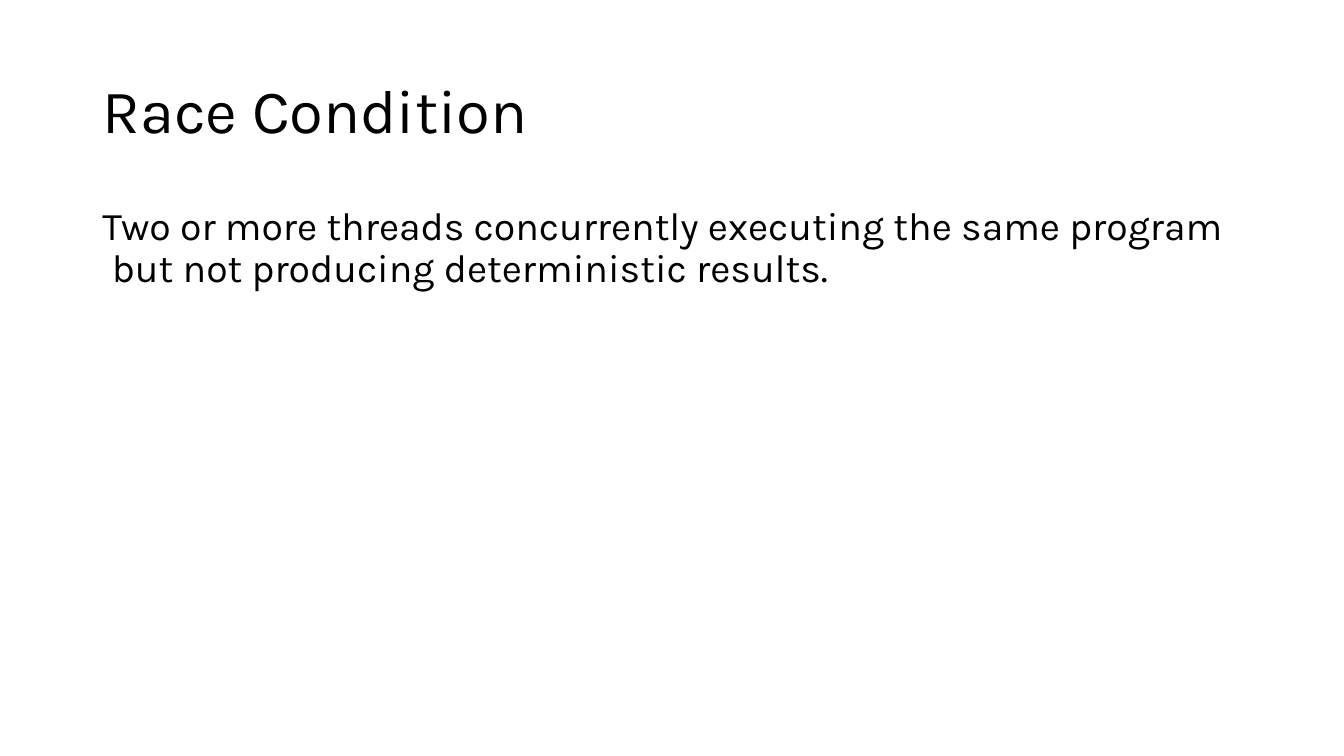
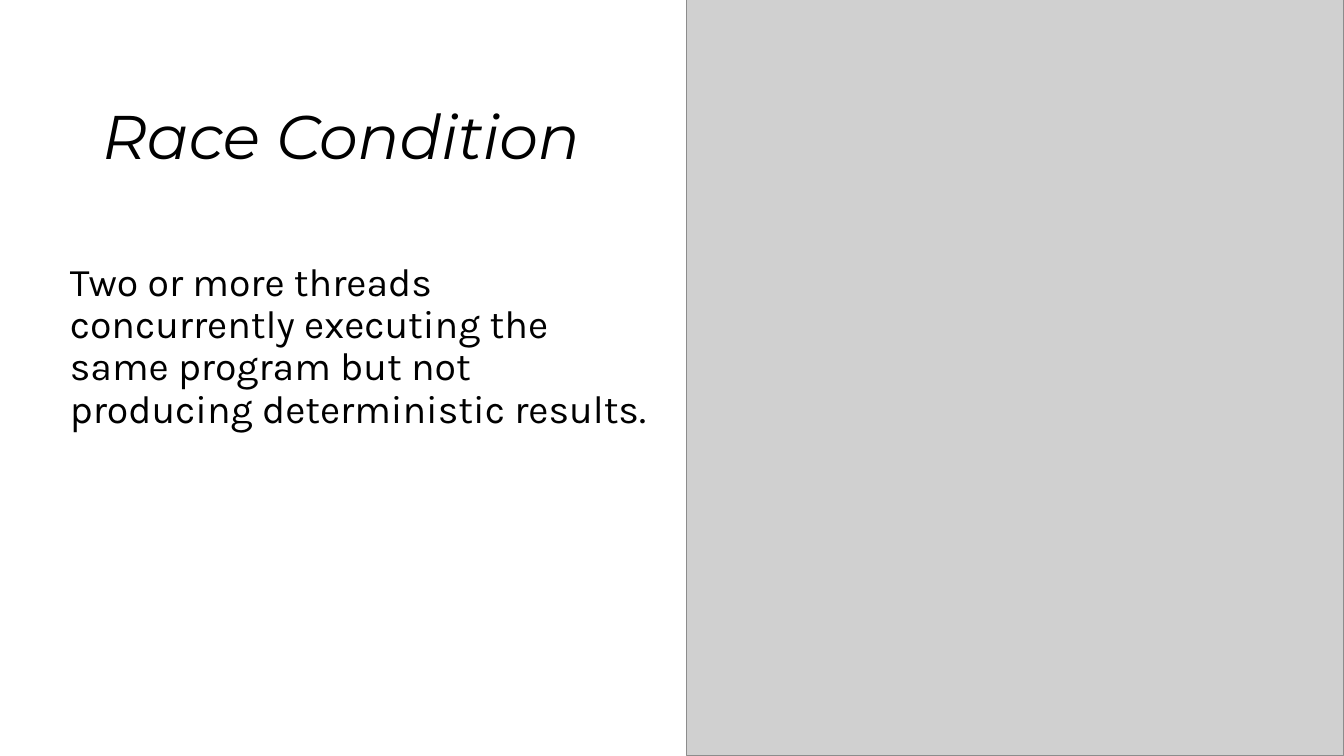
Before and after one commit to nicomp42/Parallel-Programming-with-Race-Condition, a slide deck: slide 3 of Parallel Programming in Python.pptx. Drawn at 1344x756 pixels with LibreOffice and Linux fonts; fonts in the diff are those of the drawing; grey boxes stand for pictures. Boxes give left, top, right and bottom in pixels: in the first picture for what was removed or moved away, otherwise in the second. Text is boxed around its words. In the diff, an @@ line names an element or a change of style, - is before the commit and + after.

```diff
--- a/Parallel Programming in Python.pptx
+++ b/Parallel Programming in Python.pptx
@@ picture added at (x1=687, y1=0, x2=1344, y2=756) @@
@@ title "Race Condition" at (x1=102, y1=113, x2=579, y2=160): font Karla to Montserrat, italic on @@
@@ text "Two or more threads concurrently ..." rewrapped from (x1=102, y1=213, x2=1222, y2=292) to (x1=70, y1=269, x2=646, y2=433) @@
```
Also in this commit, not shown: 1 other slide changed.
